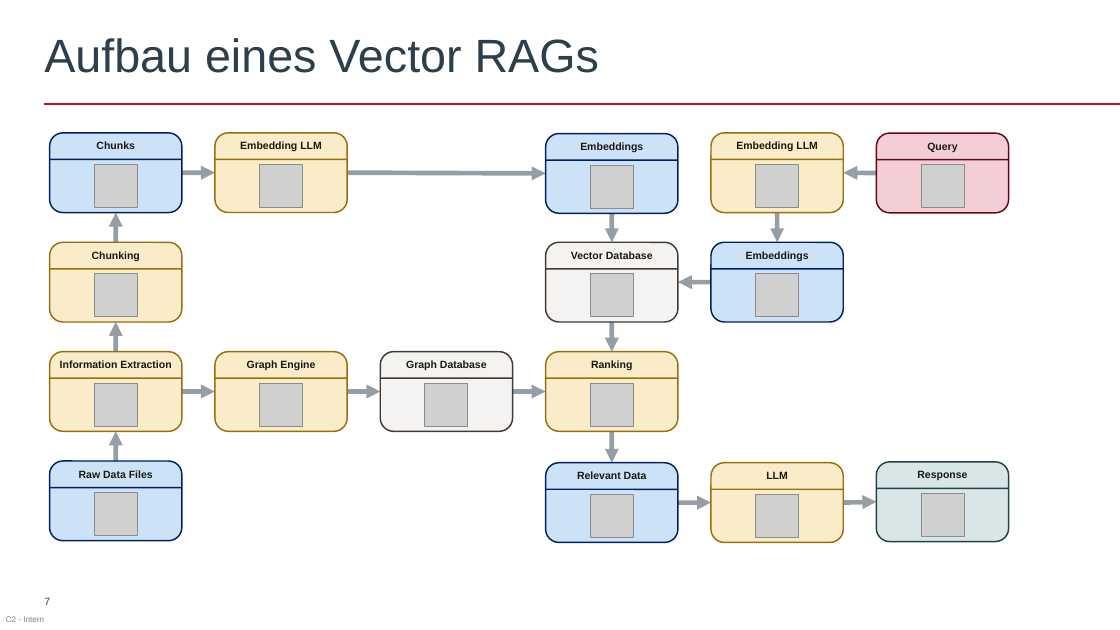
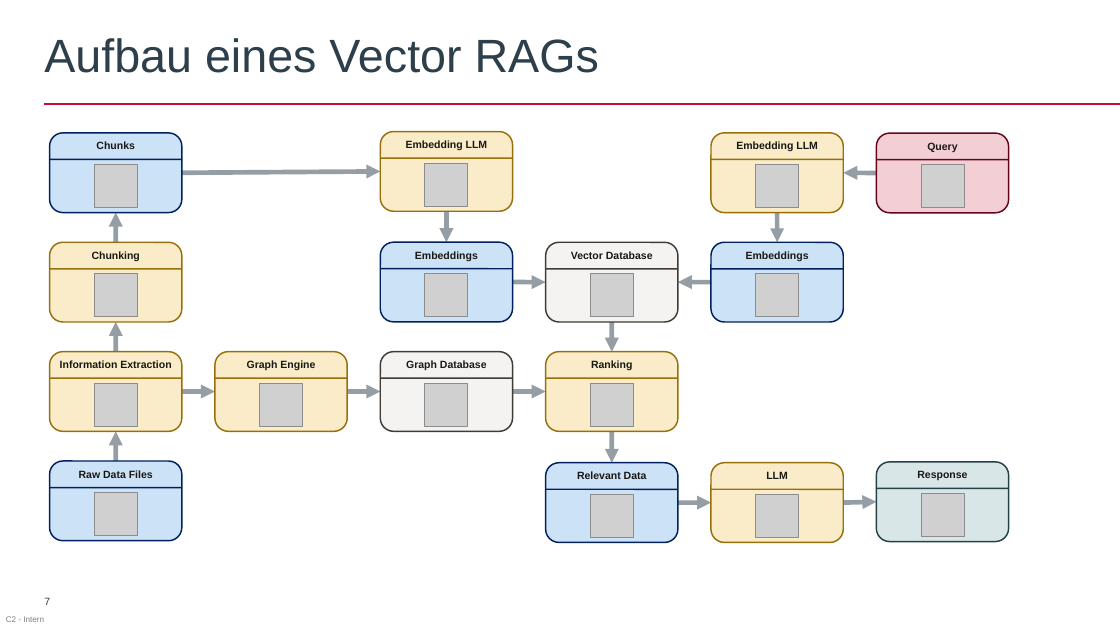
Before and after one commit to AkrosAG/RAG-Workshop, a slide deck: slide 7 of RAG_Workshop.pptx. Drawn at 1120x630 pixels with LibreOffice and Linux fonts; fonts in the diff are those of the drawing; grey boxes stand for pictures; background and template pictures are left out. Boxes give left, top, right and bottom in pixels: in the first picture for what was removed or moved away, otherwise in the second. Text is boxed around its words. In the diff, an @@ line names an element or a change of style, - is before the commit and + after.

```diff
--- a/RAG_Workshop.pptx
+++ b/RAG_Workshop.pptx
@@ rounded rectangle "Embedding LLM": place and size @@
-rounded rectangle "Embedding LLM" at (215,133,347,213)
+rounded rectangle "Embedding LLM" at (381,132,513,212)
@@ arrow moved from (182, 173) - (215, 173) to (182, 173) - (381, 171) @@
@@ picture removed at (260,165,302,208) @@
@@ line moved from (215, 160) - (347, 160) to (381, 158) - (513, 158) @@
@@ picture added at (425,163,468,206) @@
@@ picture removed at (591,166,634,208) @@
@@ arrow moved from (347, 173) - (546, 173) to (446, 212) - (446, 242) @@
@@ rounded rectangle "Embeddings": place and size @@
-rounded rectangle "Embeddings" at (546,134,678,213)
+rounded rectangle "Embeddings" at (381,242,513,322)
@@ line moved from (546, 160) - (678, 160) to (381, 269) - (513, 269) @@
@@ picture added at (425,274,468,317) @@
@@ arrow moved from (612, 213) - (612, 242) to (513, 282) - (546, 282) @@
```
